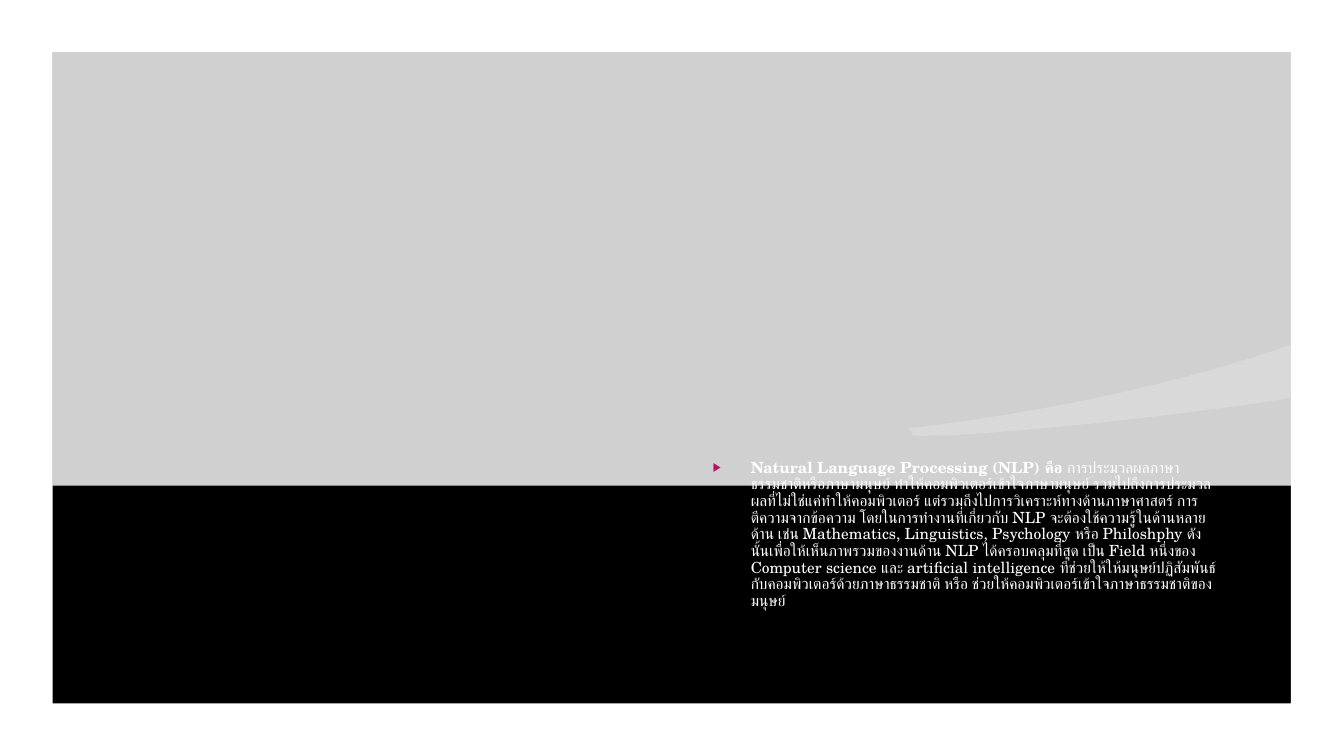
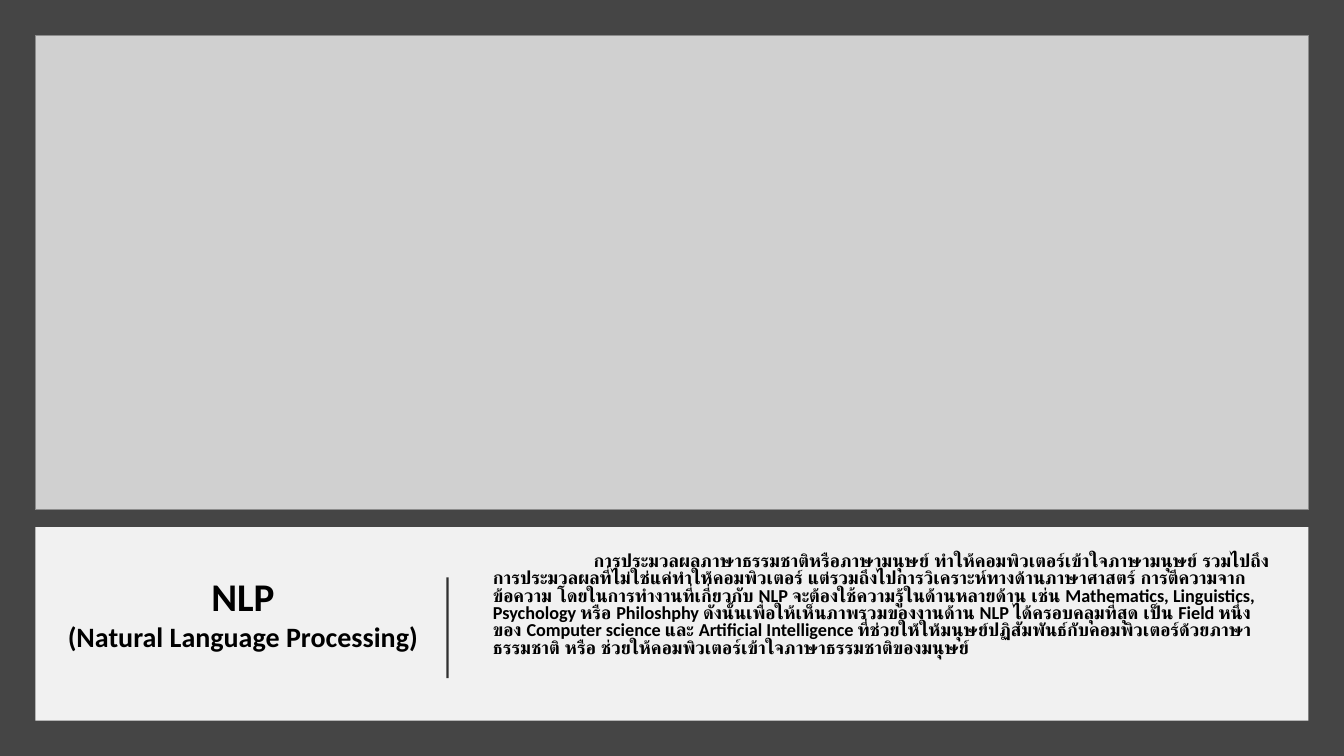
Before and after one commit to SpriteKitz/FakeNewsProject, a slide deck: slide 2 of Doc/Detection Fake News with NLP model.pptx. Drawn at 1344x756 pixels with LibreOffice and Linux fonts; fonts in the diff are those of the drawing; grey boxes stand for pictures; background and template pictures are left out. Boxes give left, top, right and bottom in pixels: in the first picture for what was removed or moved away, otherwise in the second. Text is boxed around its words. In the diff, an @@ line names an element or a change of style, - is before the commit and + after.

```diff
--- a/Doc/Detection Fake News with NLP model.pptx
+++ b/Doc/Detection Fake News with NLP model.pptx
@@ background picture (left out) to #454545 @@
@@ group removed at box(0, 0, 1344, 756): 5 ellipses, 3 freeform shapes @@
@@ freeform shape removed at box(0, 0, 1344, 756) @@
@@ rectangle removed at box(1150, 0, 1226, 126) @@
@@ picture: place and size @@
-picture at box(52, 51, 1292, 486)
+picture at box(35, 35, 1309, 510)
@@ freeform shape removed at box(908, 345, 1292, 436) @@
@@ rectangle added at box(35, 527, 1309, 721), fill #FFFFFF at 93% opacity @@
@@ text at box(493, 553, 1269, 660): text changed; size 11 to 12.9 pt; font TeX Gyre Schola to Calibri; text colour #FFFFFF to #000000; bold on @@
-▶ Natural Language Processing (NLP) คือ การประมวลผลภาษาธรรมชาติหรือภาษามนุษย์ ทำให้คอมพิวเตอร์เข้าใจภาษามนุษย์ รวมไปถึงการประมวลผลที่ไม่ใช่แค่ทำให้คอมพิวเตอร์ แต่รวมถึงไปการวิเคราะห์ทางด้านภาษาศาสตร์ การตีความจากข้อความ โดยในการทำงานที่เกี่ยวกับ NLP จะต้องใช้ความรู้ในด้านหลายด้าน เช่น Mathematics, Linguistics, Psychology หรือ Philoshphy ดังนั้นเพื่อให้เห็นภาพรวมของงานด้าน NLP ได้ครอบคลุมที่สุด เป็น Field หนึ่งของ Computer science และ artificial intelligence ที่ช่วยให้ให้มนุษย์ปฏิสัมพันธ์กับคอมพิวเตอร์ด้วยภาษาธรรมชาติ หรือ ช่วยให้คอมพิวเตอร์เข้าใจภาษาธรรมชาติของมนุษย์
+การประมวลผลภาษาธรรมชาติหรือภาษามนุษย์ ทำให้คอมพิวเตอร์เข้าใจภาษามนุษย์ รวมไปถึงการประมวลผลที่ไม่ใช่แค่ทำให้คอมพิวเตอร์ แต่รวมถึงไปการวิเคราะห์ทางด้านภาษาศาสตร์ การตีความจากข้อความ โดยในการทำงานที่เกี่ยวกับ NLP จะต้องใช้ความรู้ในด้านหลายด้าน เช่น Mathematics, Linguistics, Psychology หรือ Philoshphy ดังนั้นเพื่อให้เห็นภาพรวมของงานด้าน NLP ได้ครอบคลุมที่สุด เป็น Field หนึ่งของ Computer science และ Artificial Intelligence ที่ช่วยให้ให้มนุษย์ปฏิสัมพันธ์กับคอมพิวเตอร์ด้วยภาษาธรรมชาติ หรือ ช่วยให้คอมพิวเตอร์เข้าใจภาษาธรรมชาติของมนุษย์
@@ text added at box(68, 585, 418, 652), 20 pt, text #000000, bold @@
+NLP
+(Natural Language Processing)
@@ line added from (448, 679) to (448, 578), #000000 1.5 pt @@
```
Also in this commit, not shown: 2 other slides changed, 3 slides added, 1 slide removed.
